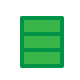
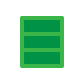
The second (80, 80) image is a revision of the first. Changes to its layers:
painted on "Objet dynamique vectoriel" over 20, 16, 64, 68
